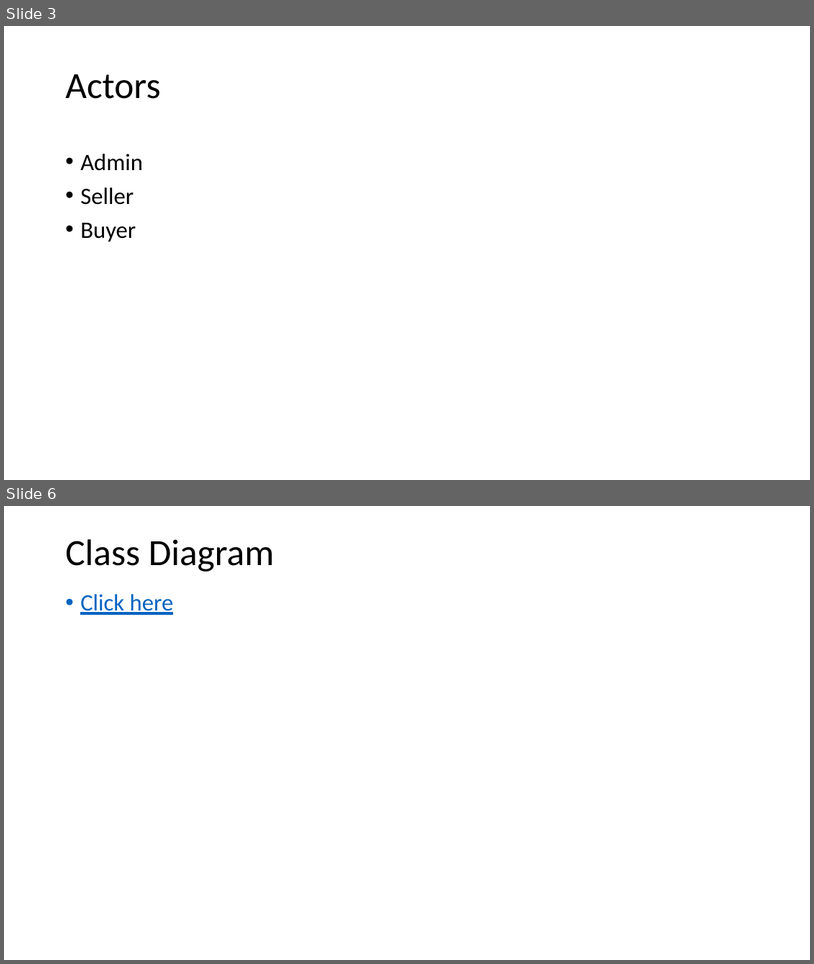
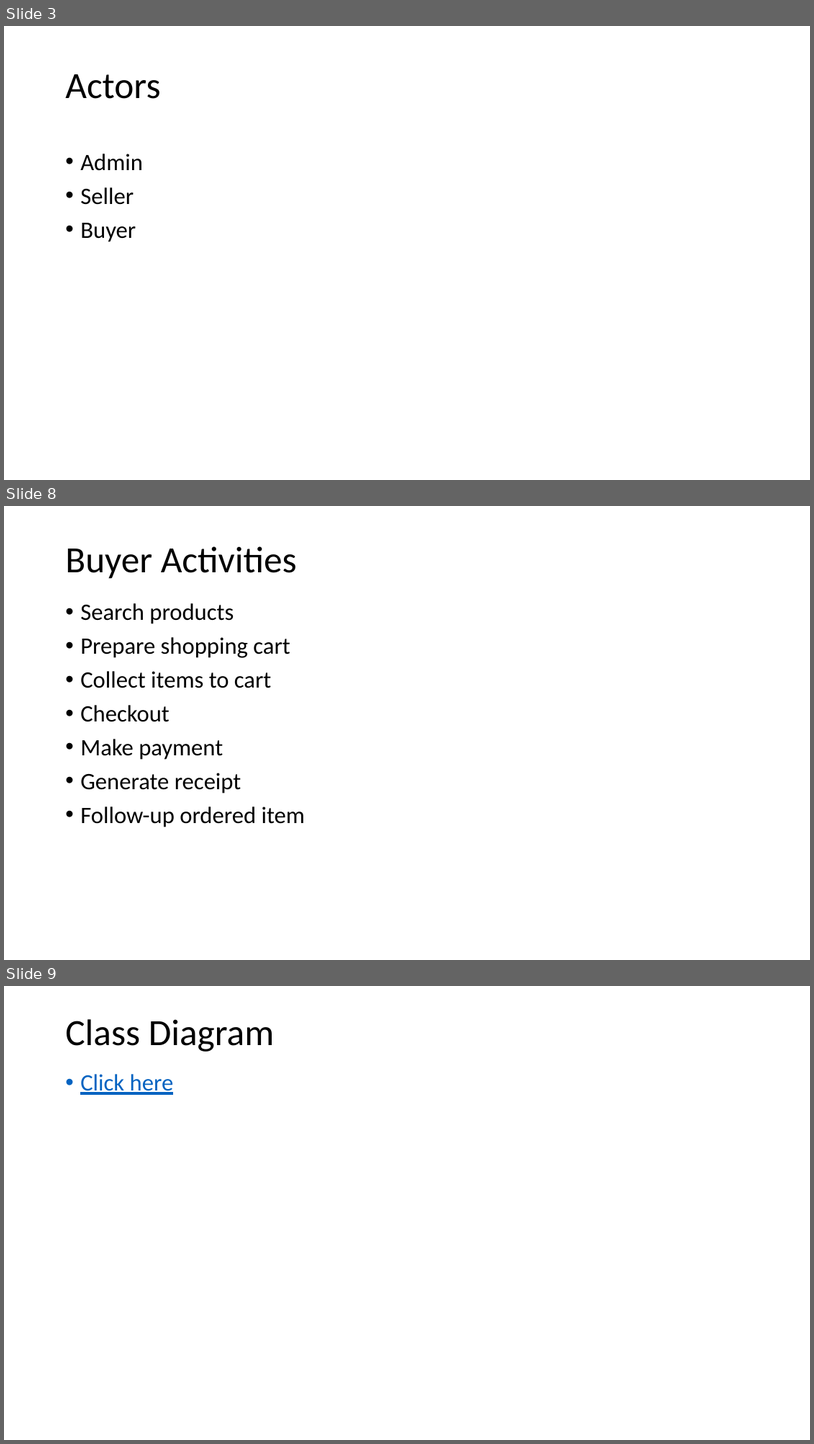
Before and after one commit to Ghebrehiywet/eShopper, a slide deck: docs/Presentation/eShopper Presentation.pptx. Shown one above the other, each under a label of ours: slides 3 and 6 before the commit, slides 3, 8 and 9 after it; the slides between them are not shown. The pictures are 814x964 and 814x1444 pixels, drawn with LibreOffice and Linux fonts; fonts in the diff are those of the drawing. Boxes give left, top, right and bottom in pixels: in the first picture for what was removed or moved away, otherwise in the second. Text is boxed around its words. In the diff, an @@ line names an element or a change of style, - is before the commit and + after.

```diff
--- a/docs/Presentation/eShopper Presentation.pptx
+++ b/docs/Presentation/eShopper Presentation.pptx
@@ slide 8 added at box(4, 506, 810, 960), background #FFFFFF @@
@@ title added at box(65, 546, 297, 579), 44 pt, text #000000 @@
+Buyer Activities
@@ text added at box(80, 603, 305, 827), 28 pt, text #000000 @@
+• Search products
+• Prepare shopping cart
+• Collect items to cart
+• Checkout
+• Make payment
+• Generate receipt
+• Follow-up ordered item
@@ what was slide 6 is now slide 9 @@
```
Also in this commit, not shown: 4 slides changed, 5 other slides added, 8 other files.
